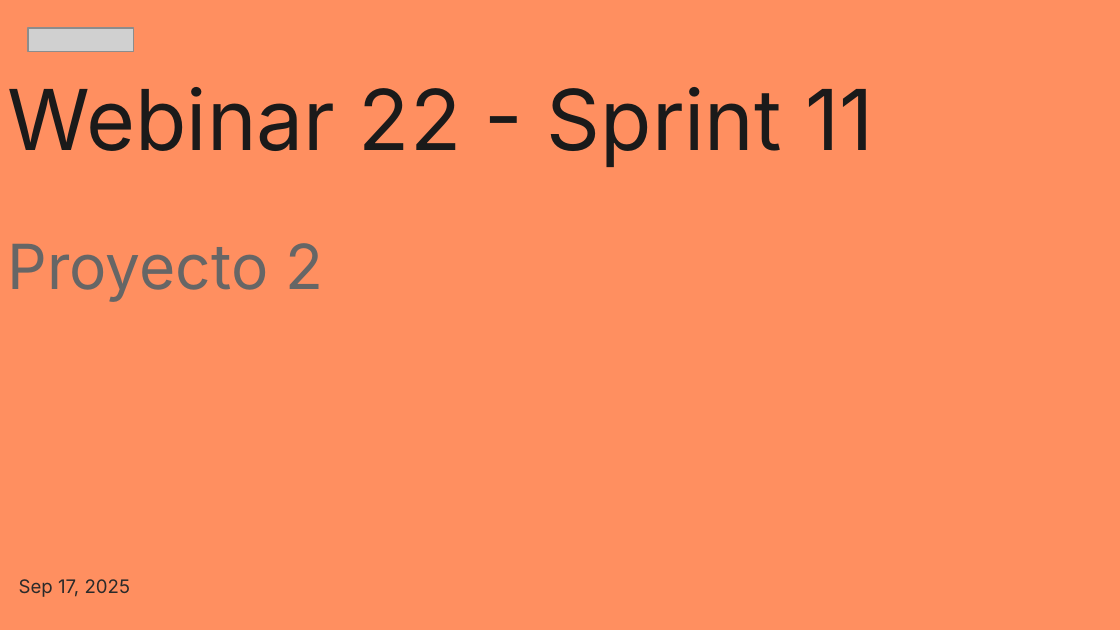
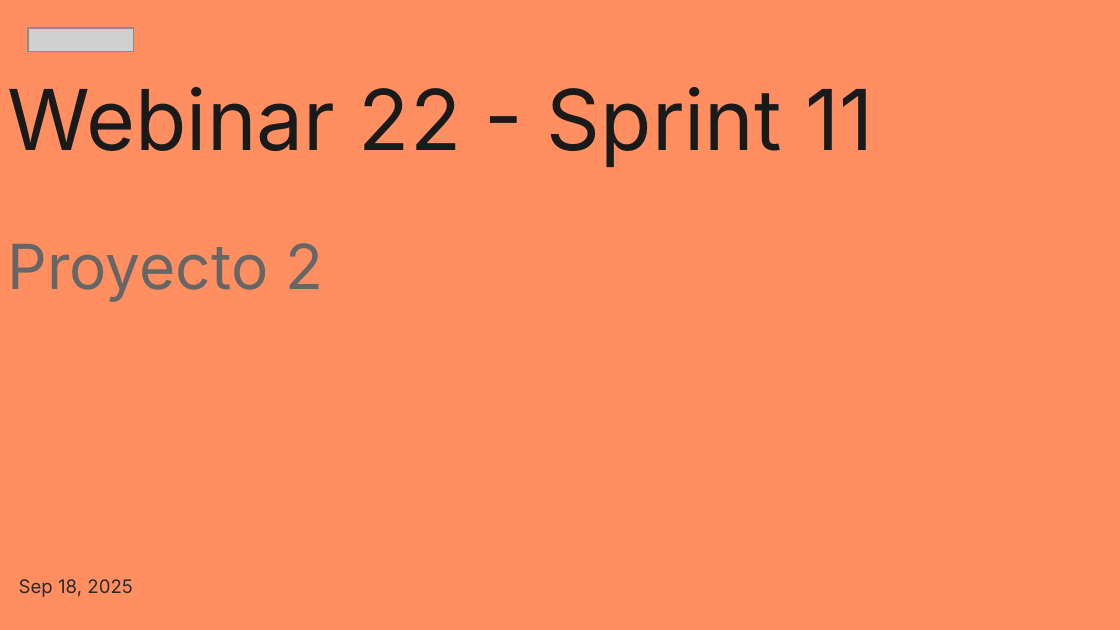
Before and after one commit to zyntonyson/bootcamp_ds_da, a slide deck: slide 1 of 11-da-proyecto-2/22-proyecto-2.pptx. Drawn at 1120x630 pixels with LibreOffice and Linux fonts; fonts in the diff are those of the drawing; grey boxes stand for pictures. Boxes give left, top, right and bottom in pixels: in the first picture for what was removed or moved away, otherwise in the second. Text is boxed around its words. In the diff, an @@ line names an element or a change of style, - is before the commit and + after.

```diff
--- a/11-da-proyecto-2/22-proyecto-2.pptx
+++ b/11-da-proyecto-2/22-proyecto-2.pptx
@@ subtitle at <box>19,579,133,597</box>: text changed @@
-Sep 17, 2025
+Sep 18, 2025
```
Also in this commit, not shown: 3 other slides changed, 4 other files.
